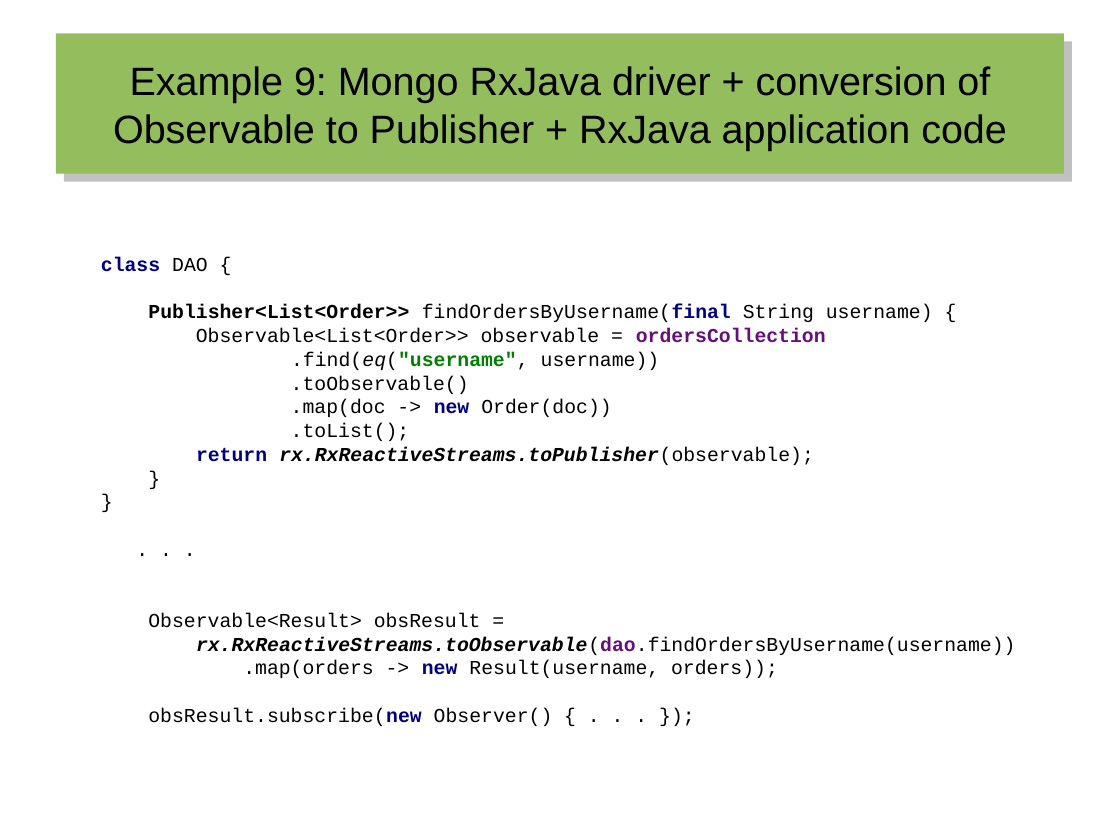
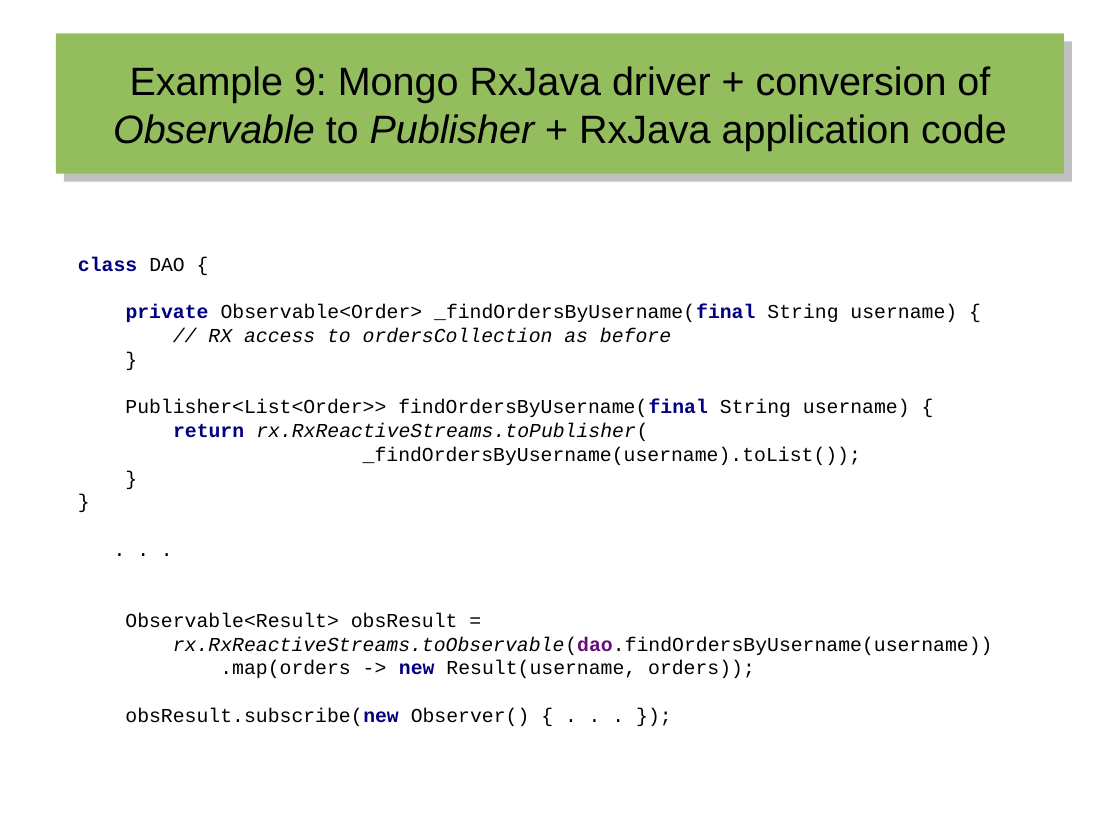
Before and after one commit to hermannhueck/reactive-mongo-access, a slide deck: slide 42 of Slides/2016-06_Reactive Mongo Access from Java 8.odp (slide 40 before the commit). Drawn at 1120x840 pixels with LibreOffice and Linux fonts; fonts in the diff are those of the drawing. Boxes give left, top, right and bottom in pixels: in the first picture for what was removed or moved away, otherwise in the second. Text is boxed around its words. In the diff, an @@ line names an element or a change of style, - is before the commit and + after.

Commit message:
Scala Slides; New examples with Casbah driver; Some code improvements

```diff
--- a/Slides/2016-06_Reactive Mongo Access from Java 8.odp
+++ b/Slides/2016-06_Reactive Mongo Access from Java 8.odp
@@ title "Example 9: Mongo RxJava driver ..." at (56,34,1064,174): italic on in "Observable Publisher" @@
@@ text "class DAO {": place and size @@
-text "class DAO {" at (101,257,1016,726)
+text "class DAO {" at (78,257,993,726)
@@ text at (78,257,957,465): text changed @@
-class DAO {
-Publisher<List<Order>> findOrdersByUsername(final String username) {
-Observable<List<Order>> observable = ordersCollection
-.find(eq("username", username))
-.toObservable()
-.map(doc -> new Order(doc))
-.toList();
-return rx.RxReactiveStreams.toPublisher(observable);
-}
-}
+class DAO {
+private Observable<Order> _findOrdersByUsername(final String username) {
+// RX access to ordersCollection as before
+}
+Publisher<List<Order>> findOrdersByUsername(final String username) {
+return rx.RxReactiveStreams.toPublisher(
+_findOrdersByUsername(username).toList());
+}
+}
@@ text at (173,637,993,678): bold off in "rx.RxReactiveStreams.toObservable(dao.findOrdersByUsername(u ..." @@
```
Also in this commit, not shown: 33 other slides changed, 4 slides added, 1 slide removed, 30 other files.
